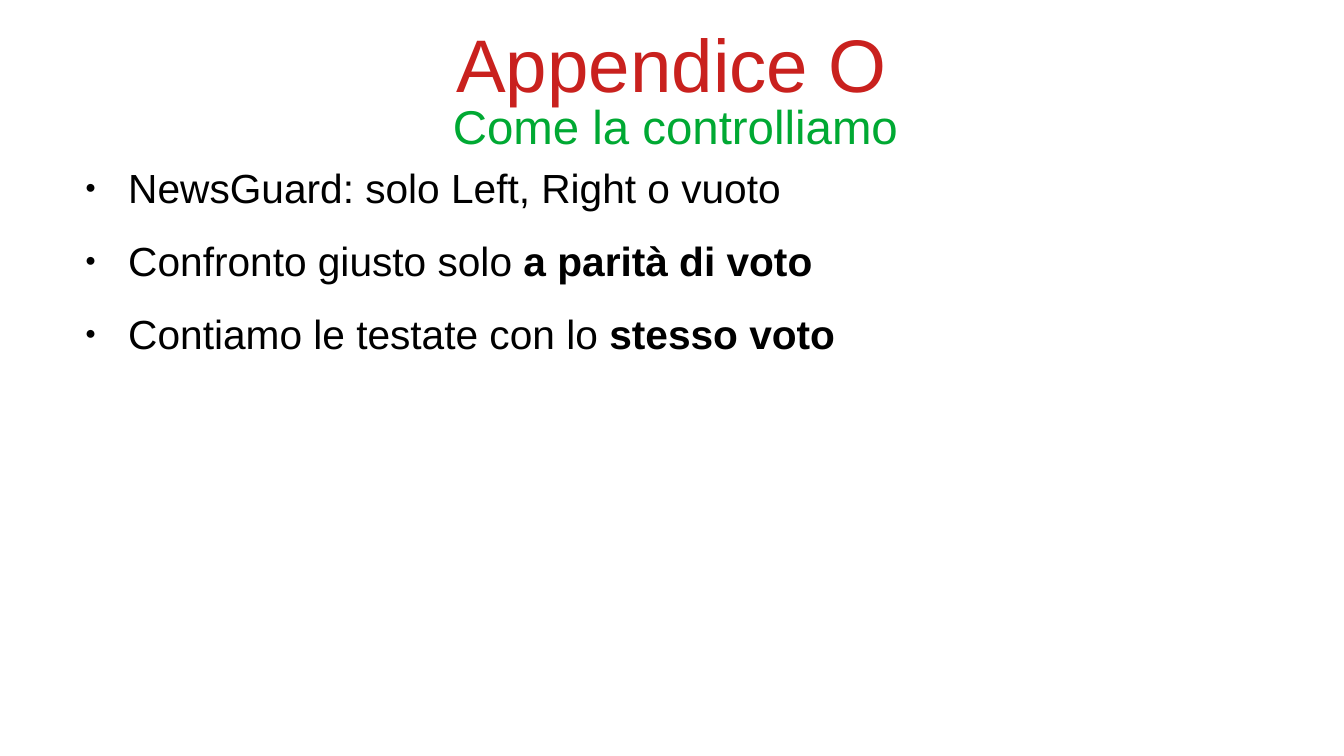
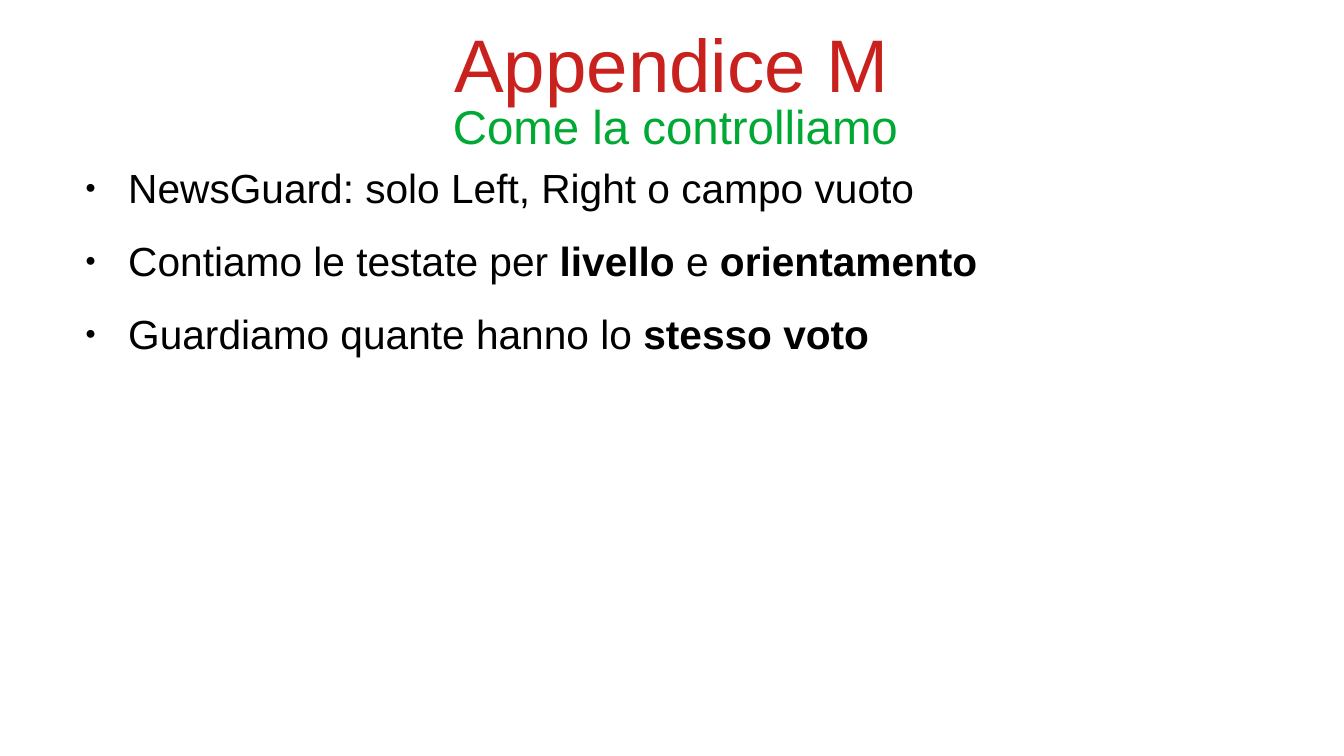
Before and after one commit to bianchi-john/PublisherClassification, a slide deck: slide 70 of Presentazioni/Paper rivista/PaperRivista.odp (slide 75 before the commit). Drawn at 1344x756 pixels with LibreOffice and Linux fonts; fonts in the diff are those of the drawing. Boxes give left, top, right and bottom in pixels: in the first picture for what was removed or moved away, otherwise in the second. Text is boxed around its words. In the diff, an @@ line names an element or a change of style, - is before the commit and + after.

```diff
--- a/Presentazioni/Paper rivista/PaperRivista.odp
+++ b/Presentazioni/Paper rivista/PaperRivista.odp
@@ title at box(454, 38, 889, 106): text changed @@
-Appendice O
+Appendice M
@@ text at box(128, 173, 977, 357): text changed @@
-● NewsGuard: solo Left, Right o vuoto
-● Confronto giusto solo a parità di voto
-● Contiamo le testate con lo stesso voto
+● NewsGuard: solo Left, Right o campo vuoto
+● Contiamo le testate per livello e orientamento
+● Guardiamo quante hanno lo stesso voto
```
Also in this commit, not shown: 10 other slides changed, 11 slides added, 5 slides removed, 36 other files.
